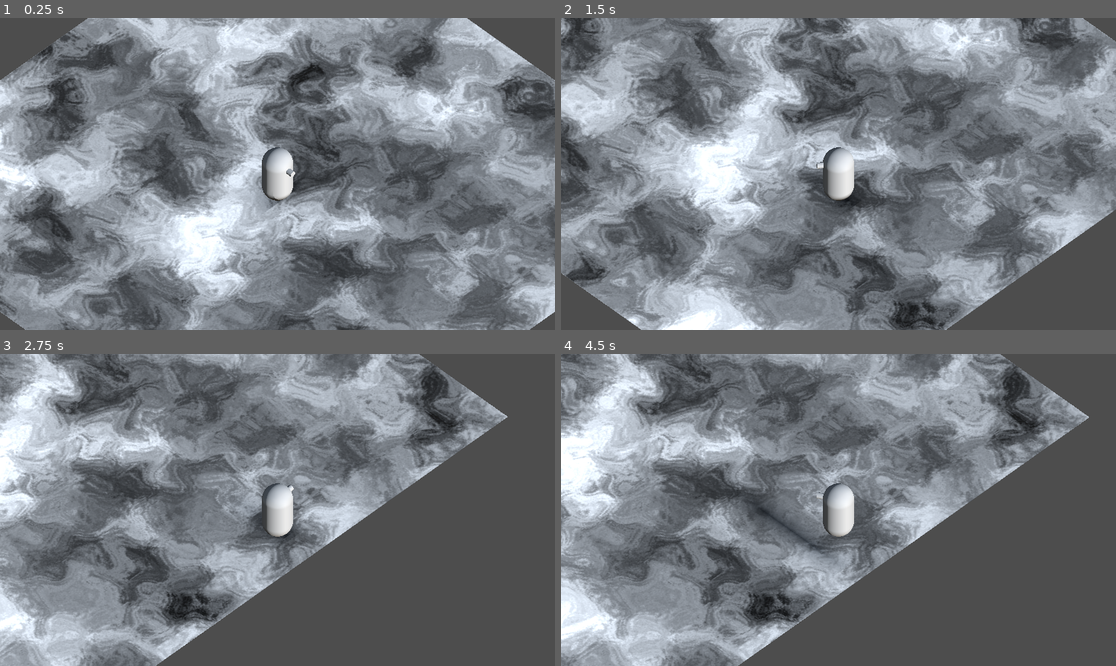
Above: before the commit, frames 1-4 (two rows, left to right).
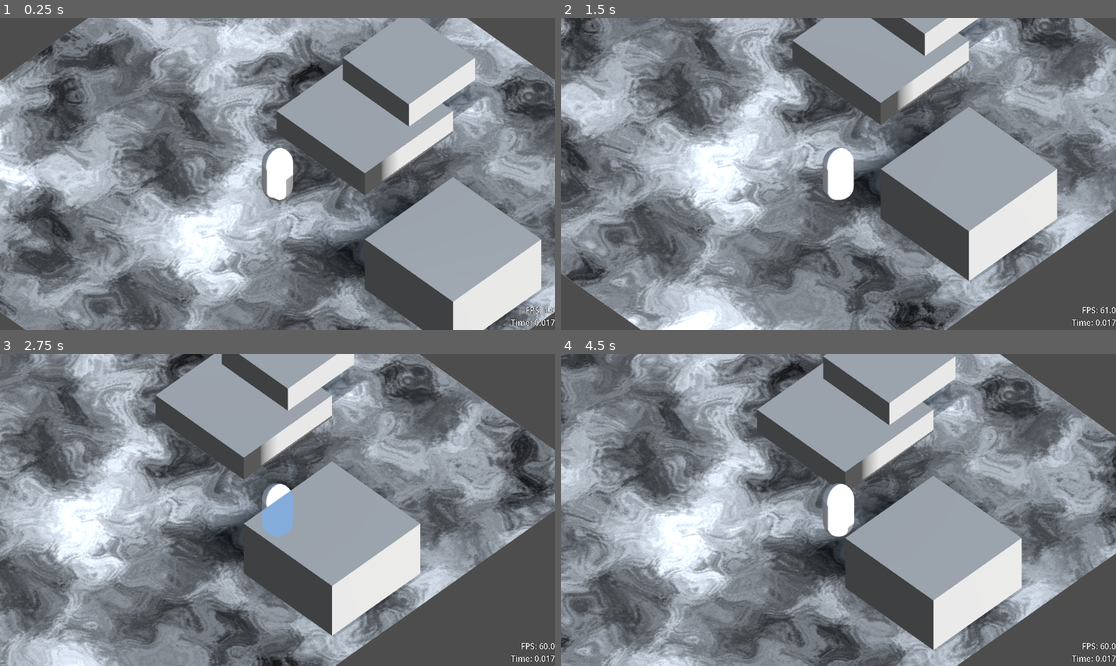
Above: after the commit, the same moments.

Repository: AndreaTerenz/IsoNameless
Game: Godot game, scene res://main.tscn
Two runs of this game, one before a commit and one after it. Both use one fixed random seed, a clock stepped at 60 frames per second and the inputs below.
Inputs (mouse positions are in pixels of both pictures, inside the frame that each line leads up to):
- Up to frame 1 (0.25 s): no input
- Up to frame 2 (1.5 s): tap Enter at 0.5 s; move the mouse to (960, 158) at 0.52 s; hold D (right) 0.53-1.28 s; tap Space (jump) at 0.6, 0.77, 1.07, 1.35 s; move the mouse to (727, 189) at 1.27 s; hold S (backward) from 1.28 s (still down)
- Up to frame 3 (2.75 s): tap Space (jump) at 1.52, 1.82, 2.1 s; move the mouse to (333, 441) at 2.02 s; release S (backward) at 2.03 s; hold D (right) from 2.03 s (still down)
- Up to frame 4 (4.5 s): move the mouse to (810, 572) at 2.77 s; release D (right) at 2.78 s; hold W (forward) 2.78-3.53 s; tap Space (jump) at 2.85, 3.02, 3.32, 3.6, 3.77, 4.07, 4.35 s; move the mouse to (1005, 556) at 3.52 s; hold A (left) from 3.53 s (still down); move the mouse to (672, 463) at 4.27 s

The runs differ from the first frame. In frame 1, 21% of the frame differs, in the area x 0-100%, y 0-100%; in frame 2, 18%; in frame 3, 66%; in frame 4, 71%.

Commit message:
Player visible through walls

Diff:
--- a/Player.tscn
+++ b/Player.tscn
@@ -1,55 +1,20 @@
-[gd_scene load_steps=8 format=3 uid="uid://bq5xdgw0ai7g0"]
+[gd_scene load_steps=9 format=3 uid="uid://bq5xdgw0ai7g0"]
 
-[sub_resource type="GDScript" id="GDScript_queex"]
-script/source = "extends CharacterBody3D
-
-@export_range(.01, 20., .005) var TOTAL_SPEED = 5.
-@export_range(.01, 50., .005) var H_SPEED := 5.
-@export_range(.01, 20., .005) var JUMP_VELOCITY := 4.5
-
-# Get the gravity from the project settings to be synced with RigidBody nodes.
-var gravity = ProjectSettings.get_setting(\"physics/3d/default_gravity\")
-
-func _input(event):
-	if event is InputEventMouseMotion:
-		var viewport := get_viewport()
-		var mouse_pos = viewport.get_mouse_position()
-		var screen_center = viewport.get_visible_rect().size / 2.
-		var delta : Vector2 = mouse_pos - screen_center
-
-		rotation.y = -delta.angle() + TAU / 8.
-
-func _physics_process(delta):
-	# Add the gravity.
-	if not is_on_floor():
-		velocity.y -= gravity * delta
-
-	# Handle Jump.
-	if Input.is_action_just_pressed(\"jump\") and is_on_floor():
-		velocity.y = JUMP_VELOCITY
-
-	# Get the input direction and handle the movement/deceleration.
-	# Every action is flipped......MMMMMMM
-	var input_dir = Input.get_vector(\"right\", \"left\", \"backward\", \"forward\")
-	var direction = (transform.basis * Vector3(input_dir.x, 0, input_dir.y)).normalized()
-	if direction:
-		velocity.x = direction.x * H_SPEED
-		velocity.z = direction.z * H_SPEED
-	else:
-		velocity.x = move_toward(velocity.x, 0, H_SPEED)
-		velocity.z = move_toward(velocity.z, 0, H_SPEED)
-
-	move_and_slide()
-
-func rotate_with_mouse(event: InputEventMouseMotion, node: Node3D, sensitivity := .001):
-	var tmp = -event.relative * sensitivity
-	var event_rel : Vector2 = Vector2(rad_to_deg(tmp.x), rad_to_deg(tmp.y))
-	var y_rot = event_rel.x
-
-	node.rotate_y(y_rot)
-"
+[ext_resource type="Script" path="res://Scripts/Player.gd" id="1_eudix"]
 
 [sub_resource type="CapsuleMesh" id="CapsuleMesh_kb6wn"]
+
+[sub_resource type="StandardMaterial3D" id="StandardMaterial3D_gfhmx"]
+transparency = 1
+
+[sub_resource type="StandardMaterial3D" id="StandardMaterial3D_kq7l1"]
+render_priority = -1
+next_pass = SubResource("StandardMaterial3D_gfhmx")
+transparency = 1
+no_depth_test = true
+shading_mode = 0
+disable_ambient_light = true
+albedo_color = Color(0.470588, 0.694118, 0.937255, 0.694118)
 
 [sub_resource type="CapsuleShape3D" id="CapsuleShape3D_gpuet"]
 
@@ -76,17 +41,14 @@
 fill = 1
 fill_from = Vector2(0.5, 0.5)
 
-[sub_resource type="CylinderMesh" id="CylinderMesh_fv145"]
-top_radius = 0.1
-bottom_radius = 0.1
-height = 0.4
-
 [node name="Player" type="CharacterBody3D"]
-script = SubResource("GDScript_queex")
+script = ExtResource("1_eudix")
 TOTAL_SPEED = 7.325
 
-[node name="MeshInstance3D" type="MeshInstance3D" parent="."]
+[node name="Body" type="MeshInstance3D" parent="."]
+layers = 3
 mesh = SubResource("CapsuleMesh_kb6wn")
+surface_material_override/0 = SubResource("StandardMaterial3D_kq7l1")
 
 [node name="CollisionShape3D" type="CollisionShape3D" parent="."]
 shape = SubResource("CapsuleShape3D_gpuet")
@@ -96,7 +58,7 @@
 script = SubResource("GDScript_o1kn3")
 
 [node name="Camera3D" type="Camera3D" parent="CameraPivot"]
-transform = Transform3D(-1, 0, -8.74228e-08, 0, 1, 0, 8.74228e-08, 0, -1, 0, 0, -4)
+transform = Transform3D(-1, 0, -1.49012e-07, 2.98023e-08, 1, -3.8743e-07, 8.9407e-08, -4.47035e-08, -1, -4.76837e-07, -4.76837e-07, -9.27767)
 projection = 1
 size = 10.0
 near = 0.002
@@ -109,7 +71,3 @@
 upper_fade = 2.85409
 lower_fade = 2.85409
 cull_mask = 1048574
-
-[node name="Nose" type="MeshInstance3D" parent="."]
-transform = Transform3D(-4.37114e-08, -4.37114e-08, -1, -1, 0, 4.37114e-08, 0, 1, -4.37114e-08, 0, 0.476, 0.499)
-mesh = SubResource("CylinderMesh_fv145")
--- /dev/null
+++ b/Scripts/Autoloads/Globals.gd
@@ -0,0 +1,10 @@
+extends Node
+
+signal player_set(p)
+
+var player : Player = null
+
+func set_player(p: Player):
+	if not player:
+		player = p
+		player_set.emit(p)
--- /dev/null
+++ b/Scripts/Player.gd
@@ -0,0 +1,50 @@
+class_name Player
+extends CharacterBody3D
+
+@export_range(.01, 20., .005) var TOTAL_SPEED = 5.
+@export_range(.01, 50., .005) var H_SPEED := 5.
+@export_range(.01, 20., .005) var JUMP_VELOCITY := 4.5
+
+# Get the gravity from the project settings to be synced with RigidBody nodes.
+var gravity = ProjectSettings.get_setting("physics/3d/default_gravity")
+
+func _ready():
+	Globals.set_player(self)
+
+func _input(event):
+	if event is InputEventMouseMotion:
+		var viewport := get_viewport()
+		var mouse_pos = viewport.get_mouse_position()
+		var screen_center = viewport.get_visible_rect().size / 2.
+		var delta : Vector2 = mouse_pos - screen_center
+
+		rotation.y = -delta.angle() + TAU / 8.
+
+func _physics_process(delta):
+	# Add the gravity.
+	if not is_on_floor():
+		velocity.y -= gravity * delta
+
+	# Handle Jump.
+	if Input.is_action_just_pressed("jump") and is_on_floor():
+		velocity.y = JUMP_VELOCITY
+
+	# Get the input direction and handle the movement/deceleration.
+	# Every action is flipped......MMMMMMM
+	var input_dir = Input.get_vector("right", "left", "backward", "forward")
+	var direction = (transform.basis * Vector3(input_dir.x, 0, input_dir.y)).normalized()
+	if direction:
+		velocity.x = direction.x * H_SPEED
+		velocity.z = direction.z * H_SPEED
+	else:
+		velocity.x = move_toward(velocity.x, 0, H_SPEED)
+		velocity.z = move_toward(velocity.z, 0, H_SPEED)
+
+	move_and_slide()
+
+func rotate_with_mouse(event: InputEventMouseMotion, node: Node3D, sensitivity := .001):
+	var tmp = -event.relative * sensitivity
+	var event_rel : Vector2 = Vector2(rad_to_deg(tmp.x), rad_to_deg(tmp.y))
+	var y_rot = event_rel.x
+
+	node.rotate_y(y_rot)
--- a/main.tscn
+++ b/main.tscn
@@ -12,6 +12,20 @@
 	if Input.is_action_just_pressed(\"quit\"):
 		get_tree().quit()
 "
+
+[sub_resource type="PhysicalSkyMaterial" id="PhysicalSkyMaterial_f521v"]
+turbidity = 5.51
+ground_color = Color(0.101961, 0.0705882, 0.0352941, 1)
+energy_multiplier = 7.92
+
+[sub_resource type="Sky" id="Sky_yfb3j"]
+sky_material = SubResource("PhysicalSkyMaterial_f521v")
+
+[sub_resource type="Environment" id="Environment_vxiet"]
+sky = SubResource("Sky_yfb3j")
+ambient_light_source = 3
+ssao_radius = 0.47
+ssao_power = 7.91703
 
 [sub_resource type="PlaneMesh" id="PlaneMesh_hters"]
 size = Vector2(20, 20)
@@ -30,39 +44,124 @@
 [sub_resource type="ConcavePolygonShape3D" id="ConcavePolygonShape3D_sww43"]
 data = PackedVector3Array(10, 0, 10, -10, 0, 10, 10, 0, -10, -10, 0, 10, -10, 0, -10, 10, 0, -10)
 
-[sub_resource type="PhysicalSkyMaterial" id="PhysicalSkyMaterial_f521v"]
-turbidity = 5.51
-ground_color = Color(0.101961, 0.0705882, 0.0352941, 1)
-energy_multiplier = 7.92
+[sub_resource type="BoxMesh" id="BoxMesh_5g7t6"]
+size = Vector3(4, 1, 4)
 
-[sub_resource type="Sky" id="Sky_yfb3j"]
-sky_material = SubResource("PhysicalSkyMaterial_f521v")
+[sub_resource type="ConcavePolygonShape3D" id="ConcavePolygonShape3D_thnrw"]
+data = PackedVector3Array(-2, 0.5, 2, 2, 0.5, 2, -2, -0.5, 2, 2, 0.5, 2, 2, -0.5, 2, -2, -0.5, 2, 2, 0.5, -2, -2, 0.5, -2, 2, -0.5, -2, -2, 0.5, -2, -2, -0.5, -2, 2, -0.5, -2, 2, 0.5, 2, 2, 0.5, -2, 2, -0.5, 2, 2, 0.5, -2, 2, -0.5, -2, 2, -0.5, 2, -2, 0.5, -2, -2, 0.5, 2, -2, -0.5, -2, -2, 0.5, 2, -2, -0.5, 2, -2, -0.5, -2, 2, 0.5, 2, -2, 0.5, 2, 2, 0.5, -2, -2, 0.5, 2, -2, 0.5, -2, 2, 0.5, -2, -2, -0.5, 2, 2, -0.5, 2, -2, -0.5, -2, 2, -0.5, 2, 2, -0.5, -2, -2, -0.5, -2)
 
-[sub_resource type="Environment" id="Environment_vxiet"]
-sky = SubResource("Sky_yfb3j")
-ambient_light_source = 3
-ssao_radius = 0.47
-ssao_power = 7.91703
+[sub_resource type="BoxMesh" id="BoxMesh_dejig"]
+size = Vector3(3, 1, 3)
+
+[sub_resource type="ConcavePolygonShape3D" id="ConcavePolygonShape3D_o3q6s"]
+data = PackedVector3Array(-1.5, 0.5, 1.5, 1.5, 0.5, 1.5, -1.5, -0.5, 1.5, 1.5, 0.5, 1.5, 1.5, -0.5, 1.5, -1.5, -0.5, 1.5, 1.5, 0.5, -1.5, -1.5, 0.5, -1.5, 1.5, -0.5, -1.5, -1.5, 0.5, -1.5, -1.5, -0.5, -1.5, 1.5, -0.5, -1.5, 1.5, 0.5, 1.5, 1.5, 0.5, -1.5, 1.5, -0.5, 1.5, 1.5, 0.5, -1.5, 1.5, -0.5, -1.5, 1.5, -0.5, 1.5, -1.5, 0.5, -1.5, -1.5, 0.5, 1.5, -1.5, -0.5, -1.5, -1.5, 0.5, 1.5, -1.5, -0.5, 1.5, -1.5, -0.5, -1.5, 1.5, 0.5, 1.5, -1.5, 0.5, 1.5, 1.5, 0.5, -1.5, -1.5, 0.5, 1.5, -1.5, 0.5, -1.5, 1.5, 0.5, -1.5, -1.5, -0.5, 1.5, 1.5, -0.5, 1.5, -1.5, -0.5, -1.5, 1.5, -0.5, 1.5, 1.5, -0.5, -1.5, -1.5, -0.5, -1.5)
+
+[sub_resource type="GDScript" id="GDScript_5lvim"]
+script/source = "extends VBoxContainer
+
+@onready
+var fps_l := $FPS
+@onready
+var ftime_l := $Frametime
+
+func _process(delta):
+	fps_l.text = \"FPS: %.1f\" % [Engine.get_frames_per_second()]
+	ftime_l.text = \"Time: %.3f\" % [Performance.get_monitor(Performance.TIME_PROCESS)]
+"
+
+[sub_resource type="LabelSettings" id="LabelSettings_o0qia"]
+font_size = 28
+outline_size = 4
+outline_color = Color(0, 0, 0, 1)
+shadow_size = 0
 
 [node name="Main" type="Node3D"]
 script = SubResource("GDScript_57rur")
-
-[node name="Ground" type="MeshInstance3D" parent="."]
-layers = 5
-mesh = SubResource("PlaneMesh_hters")
-surface_material_override/0 = SubResource("StandardMaterial3D_r17ln")
-
-[node name="StaticBody3D" type="StaticBody3D" parent="Ground"]
-
-[node name="CollisionShape3D" type="CollisionShape3D" parent="Ground/StaticBody3D"]
-shape = SubResource("ConcavePolygonShape3D_sww43")
 
 [node name="Player" parent="." instance=ExtResource("1_pwmmf")]
 transform = Transform3D(1, 0, 0, 0, 1, 0, 0, 0, 1, 0, 1, 0)
 
 [node name="DirectionalLight3D" type="DirectionalLight3D" parent="."]
 transform = Transform3D(1, 0, 0, 0, 0.943686, 0.330844, 0, -0.330844, 0.943686, 0, 1.19407, 0)
+layers = 3
 shadow_enabled = true
 
 [node name="WorldEnvironment" type="WorldEnvironment" parent="."]
 environment = SubResource("Environment_vxiet")
+
+[node name="Env" type="Node3D" parent="."]
+
+[node name="Ground" type="MeshInstance3D" parent="Env"]
+layers = 7
+mesh = SubResource("PlaneMesh_hters")
+skeleton = NodePath("../..")
+surface_material_override/0 = SubResource("StandardMaterial3D_r17ln")
+
+[node name="StaticBody3D" type="StaticBody3D" parent="Env/Ground"]
+
+[node name="CollisionShape3D" type="CollisionShape3D" parent="Env/Ground/StaticBody3D"]
+shape = SubResource("ConcavePolygonShape3D_sww43")
+
+[node name="MeshInstance3D2" type="MeshInstance3D" parent="Env"]
+transform = Transform3D(-4.37114e-08, 0, 1, 0, 1, 0, -1, 0, -4.37114e-08, 4, 0.5, -0.0405054)
+layers = 5
+mesh = SubResource("BoxMesh_5g7t6")
+
+[node name="StaticBody3D" type="StaticBody3D" parent="Env/MeshInstance3D2"]
+
+[node name="CollisionShape3D" type="CollisionShape3D" parent="Env/MeshInstance3D2/StaticBody3D"]
+shape = SubResource("ConcavePolygonShape3D_thnrw")
+
+[node name="MeshInstance3D4" type="MeshInstance3D" parent="Env"]
+transform = Transform3D(-4.37114e-08, 0, 1, 0, 3.49923, 0, -1, 0, -4.37114e-08, 1, 0.5, 6.95949)
+layers = 5
+mesh = SubResource("BoxMesh_5g7t6")
+
+[node name="StaticBody3D" type="StaticBody3D" parent="Env/MeshInstance3D4"]
+
+[node name="CollisionShape3D" type="CollisionShape3D" parent="Env/MeshInstance3D4/StaticBody3D"]
+shape = SubResource("ConcavePolygonShape3D_thnrw")
+
+[node name="MeshInstance3D3" type="MeshInstance3D" parent="Env"]
+transform = Transform3D(-4.37114e-08, 0, 1, 0, 1, 0, -1, 0, -4.37114e-08, 6, 1.5, -0.0405054)
+layers = 5
+mesh = SubResource("BoxMesh_dejig")
+
+[node name="StaticBody3D" type="StaticBody3D" parent="Env/MeshInstance3D3"]
+
+[node name="CollisionShape3D" type="CollisionShape3D" parent="Env/MeshInstance3D3/StaticBody3D"]
+shape = SubResource("ConcavePolygonShape3D_o3q6s")
+
+[node name="Debug UI" type="Control" parent="."]
+layout_mode = 3
+anchors_preset = 15
+anchor_right = 1.0
+anchor_bottom = 1.0
+grow_horizontal = 2
+grow_vertical = 2
+
+[node name="VBoxContainer" type="VBoxContainer" parent="Debug UI"]
+layout_mode = 1
+anchors_preset = 3
+anchor_left = 1.0
+anchor_top = 1.0
+anchor_right = 1.0
+anchor_bottom = 1.0
+offset_left = -80.0
+offset_top = -88.0
+grow_horizontal = 0
+grow_vertical = 0
+script = SubResource("GDScript_5lvim")
+metadata/_edit_group_ = true
+
+[node name="FPS" type="Label" parent="Debug UI/VBoxContainer"]
+layout_mode = 2
+text = "FPS: --"
+label_settings = SubResource("LabelSettings_o0qia")
+horizontal_alignment = 2
+
+[node name="Frametime" type="Label" parent="Debug UI/VBoxContainer"]
+layout_mode = 2
+text = "Time: --"
+label_settings = SubResource("LabelSettings_o0qia")
+horizontal_alignment = 2
--- a/project.godot
+++ b/project.godot
@@ -8,6 +8,16 @@
 
 config_version=5
 
+_global_script_classes=[{
+"base": "CharacterBody3D",
+"class": &"Player",
+"language": &"GDScript",
+"path": "res://Scripts/Player.gd"
+}]
+_global_script_class_icons={
+"Player": ""
+}
+
 [application]
 
 config/name="IsoTest"
@@ -15,6 +25,18 @@
 run/main_scene="res://main.tscn"
 config/features=PackedStringArray("4.0")
 config/icon="res://icon.png"
+
+[autoload]
+
+Globals="*res://Scripts/Autoloads/Globals.gd"
+
+[display]
+
+window/size/viewport_width=1920
+window/size/viewport_height=1080
+window/size/mode=3
+window/size/resizable=false
+window/vsync/vsync_mode=3
 
 [input]
 
@@ -51,8 +73,11 @@
 
 [layer_names]
 
+3d_render/layer_2="Player"
 3d_render/layer_3="AO Decals"
 
 [rendering]
 
 lights_and_shadows/directional_shadow/soft_shadow_filter_quality=4
+anti_aliasing/quality/msaa_2d=1
+anti_aliasing/quality/msaa_3d=1
Not shown: 1 places in main.tscn that only renumber resources
Not shown, added: .gitignore
